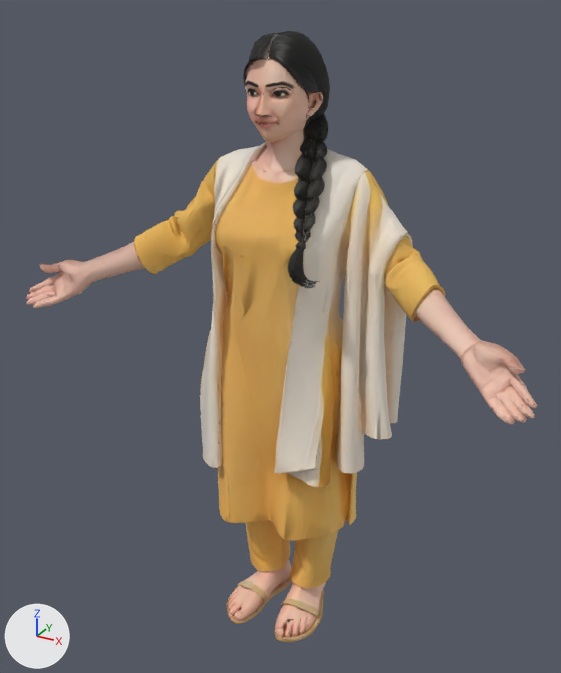
One commit to the glTF model assets/people/lite/kameez-woman-lite.glb: the scene before it, then after it.
The view is the same before and after, from a 50 mm lens placed at (1.045, -1.853, 1.988), pointed at (0.011, 0.027, 1.049). Every picture has the same lights, and +X, +Y and +Z are marked at lower left. The picture after the commit comes second. Vertices at exactly the same position are counted once.

Names of what the first picture shows: 'FaceMesh'.
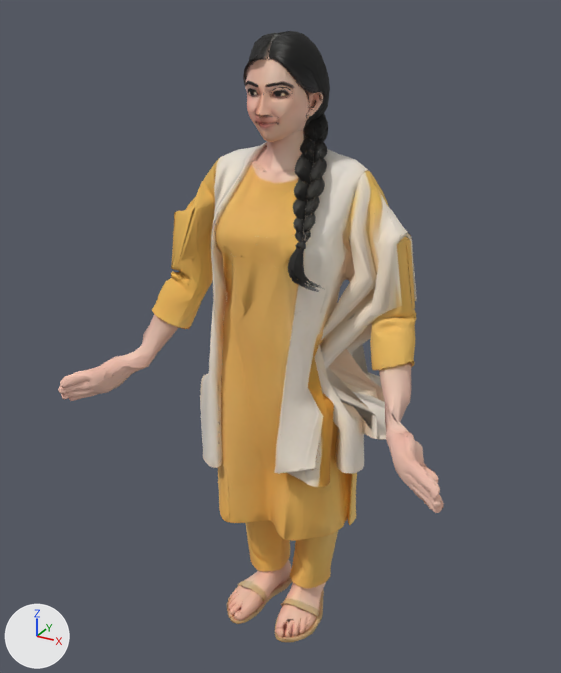
Scene script edits in JSON lines:
```json
{"block": "me_model_063", "where": "# used by ob_facemesh; location = (0.0, 0.0, 0.0)"}
{"op": "remove", "block": "me_model_063", "code": "me_model_063.from_pydata(...)  # 26644 vertices, 30000 faces; spans x -0.81..0.8, y -0.22..0.22, z 0.0..1.9"}
{"op": "add", "block": "me_model_063", "code": "me_model_063.from_pydata(...)  # 26644 vertices, 30000 faces; spans x -0.63..0.63, y -0.28..0.22, z 0.0..1.9"}
{"block": "me_model_063", "change": "me_model_063 part 1: the loose piece of 198 vertices spanning x 0.7..0.8, y -0.21..-0.14, z 1.09..1.13 is multiplied about its middle by the matrix ((0.501, -0.856, 0.129), (-0.158, 0.056, 0.986), (-0.851, -0.515, -0.107)), then moved by (-0.17, -0.07, -0.27)"}
{"block": "me_model_063", "change": "me_model_063 part 2: the loose piece of 99 vertices spanning x 0.7..0.76, y -0.22..-0.18, z 1.07..1.11 is multiplied about its middle by the matrix ((0.501, -0.856, 0.129), (-0.158, 0.056, 0.986), (-0.851, -0.515, -0.107)), then moved by (-0.14, -0.06, -0.22)"}
{"block": "me_model_063", "change": "me_model_063 part 3: 3862 of 26644 vertices moved; they spanned x 0.17..0.8, y -0.22..0.19, z 0.91..1.37 and now span x 0.07..0.63, y -0.28..0.19, z 0.8..1.36; mean shift (-0.09, -0.01, -0.15); largest move (0.73, -0.11, 1.2) -> (0.52, -0.15, 0.82)"}
{"block": "me_model_063", "change": "me_model_063 part 4: 2923 of 26644 vertices moved; they spanned x -0.81..-0.17, y -0.22..0.17, z 0.91..1.37 and now span x -0.63..-0.09, y -0.28..0.17, z 0.8..1.36; mean shift (0.11, -0.03, -0.22); largest move (-0.77, -0.14, 1.2) -> (-0.57, -0.15, 0.81)"}
{"block": "me_model_063", "change": "other edits to the shape of me_model_063 do not show in these pictures"}
```

Boxes [x1, y1, x2, y2] around the edits, measured in the pictures (561 x 673 px; the box of a moved part takes in the faces that stretch with it):
```json
{"object": "FaceMesh", "change": "reshaped", "before": [26, 31, 538, 642], "after": [58, 31, 444, 642], "on screen": "25% narrower"}
{"part": 1, "of": "me_model_063", "change": "moved or reshaped", "before": [496, 387, 535, 418], "after": [419, 491, 444, 513]}
{"part": 2, "of": "me_model_063", "change": "moved or reshaped", "before": [492, 400, 515, 425], "after": [427, 475, 440, 499]}
{"part": 3, "of": "me_model_063", "change": "moved or reshaped", "before": [299, 222, 538, 439], "after": [299, 222, 442, 508]}
{"part": 4, "of": "me_model_063", "change": "moved or reshaped", "before": [26, 207, 227, 383], "after": [58, 207, 227, 401]}
```
